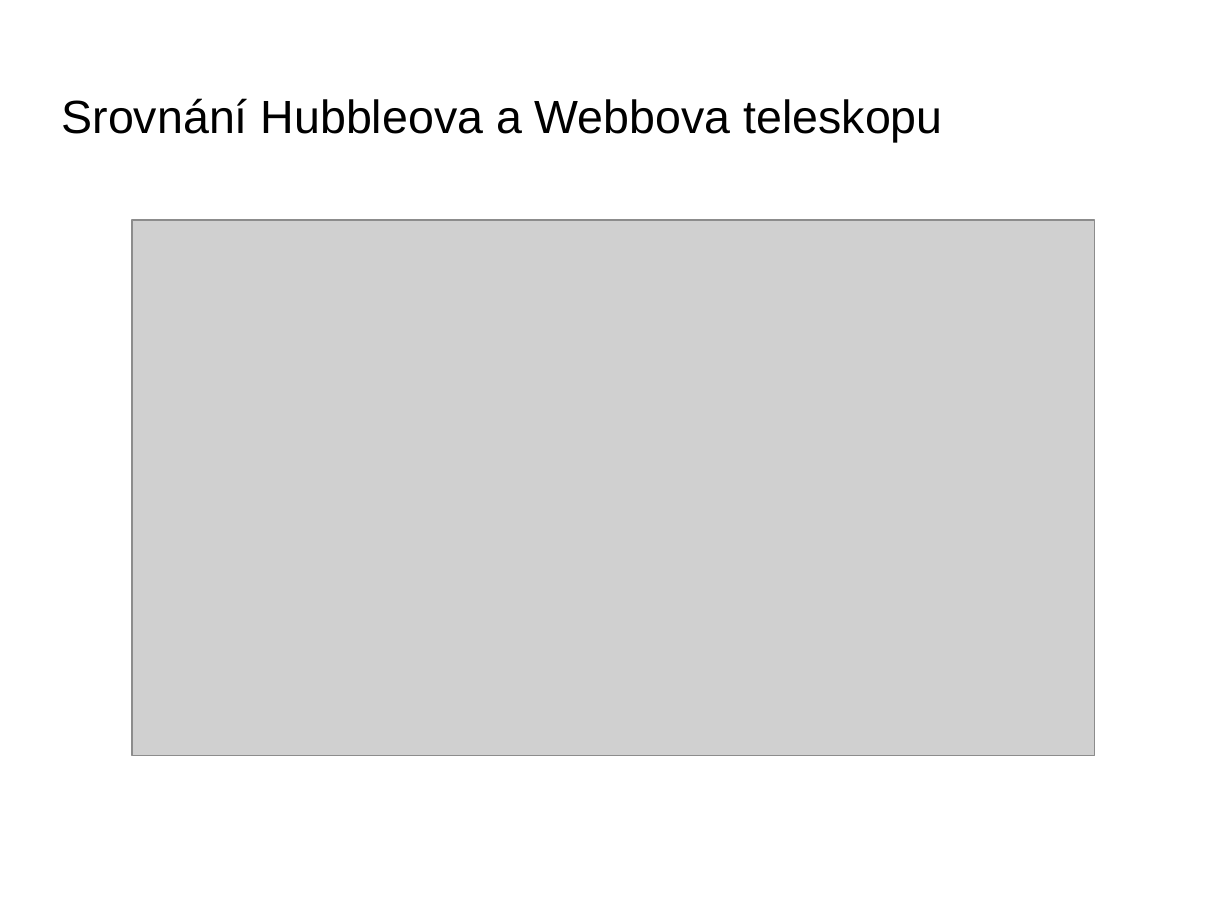
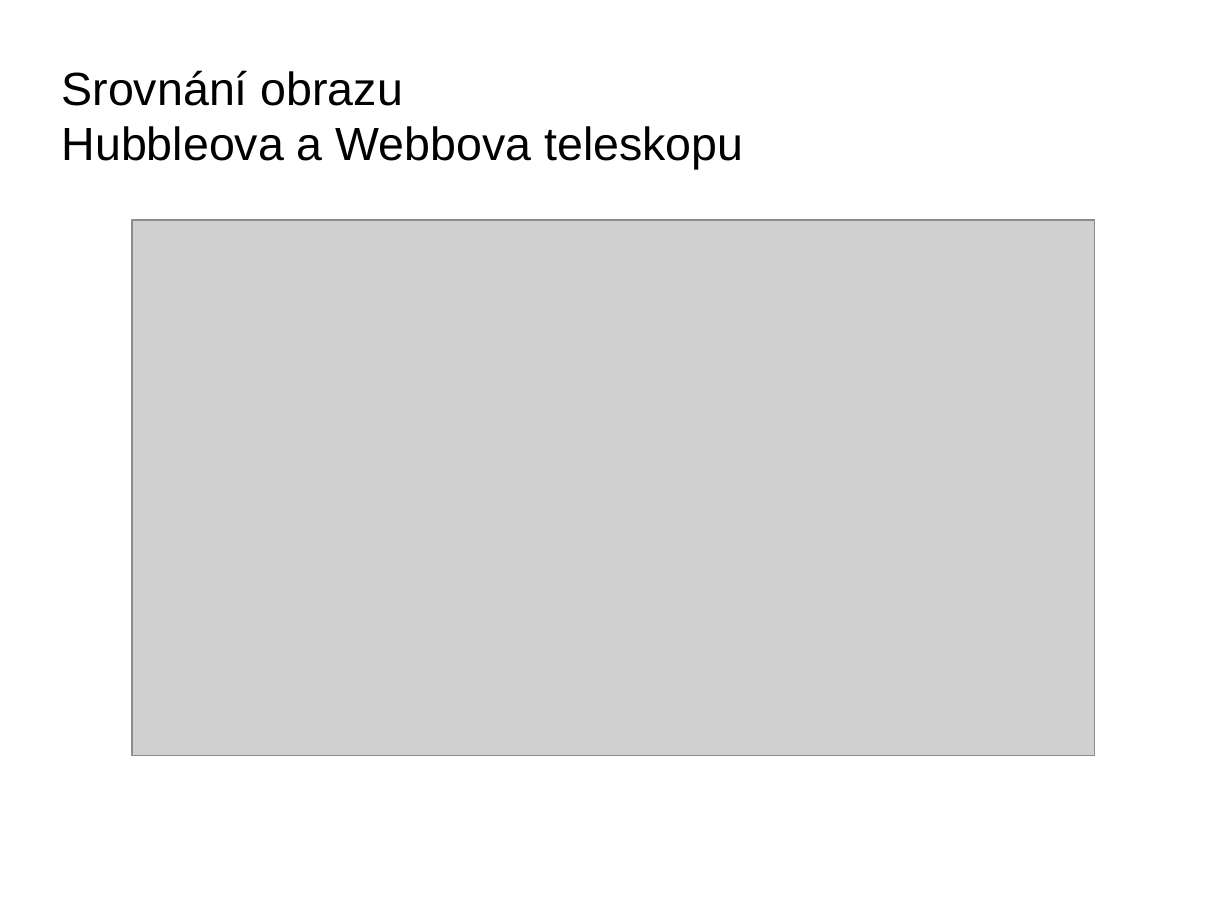
Before and after one commit to fast4shoot/FYO2015, a slide deck: slide 22 of slides/teleskopy.pptx (slide 18 before the commit). Drawn at 1232x924 pixels with LibreOffice and Linux fonts; fonts in the diff are those of the drawing; grey boxes stand for pictures; background and template pictures are left out. Boxes give left, top, right and bottom in pixels: in the first picture for what was removed or moved away, otherwise in the second. Text is boxed around its words. In the diff, an @@ line names an element or a change of style, - is before the commit and + after.

```diff
--- a/slides/teleskopy.pptx
+++ b/slides/teleskopy.pptx
@@ text at [62,70,743,170]: text changed @@
-Srovnání Hubbleova a Webbova teleskopu
+Srovnání obrazu
+Hubbleova a Webbova teleskopu
```
Also in this commit, not shown: 9 other slides changed, 4 slides added, 1 other file.
